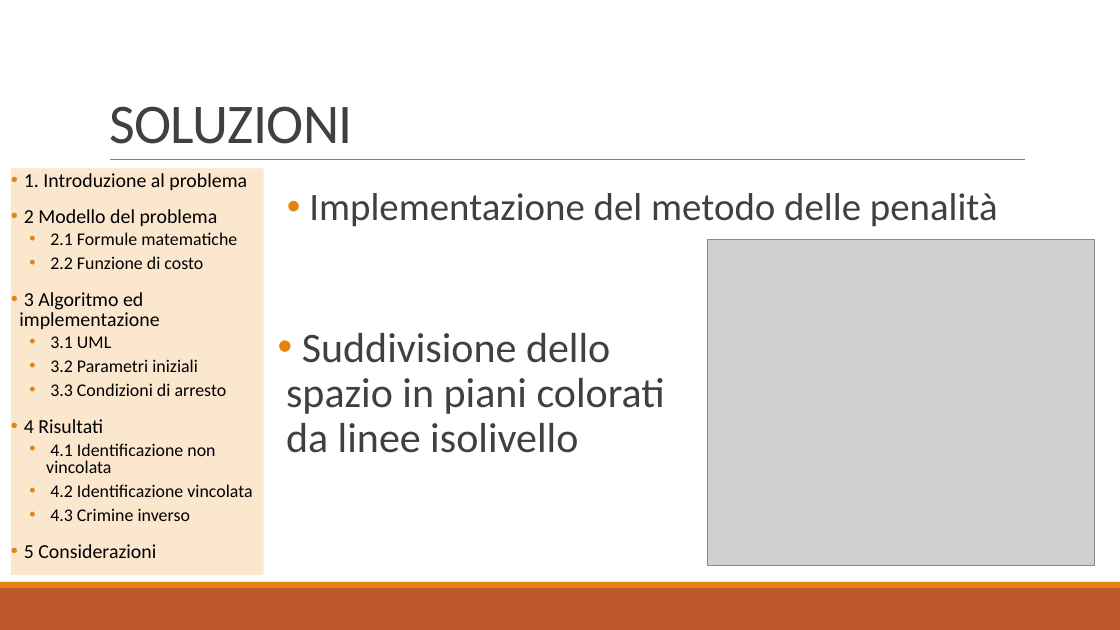
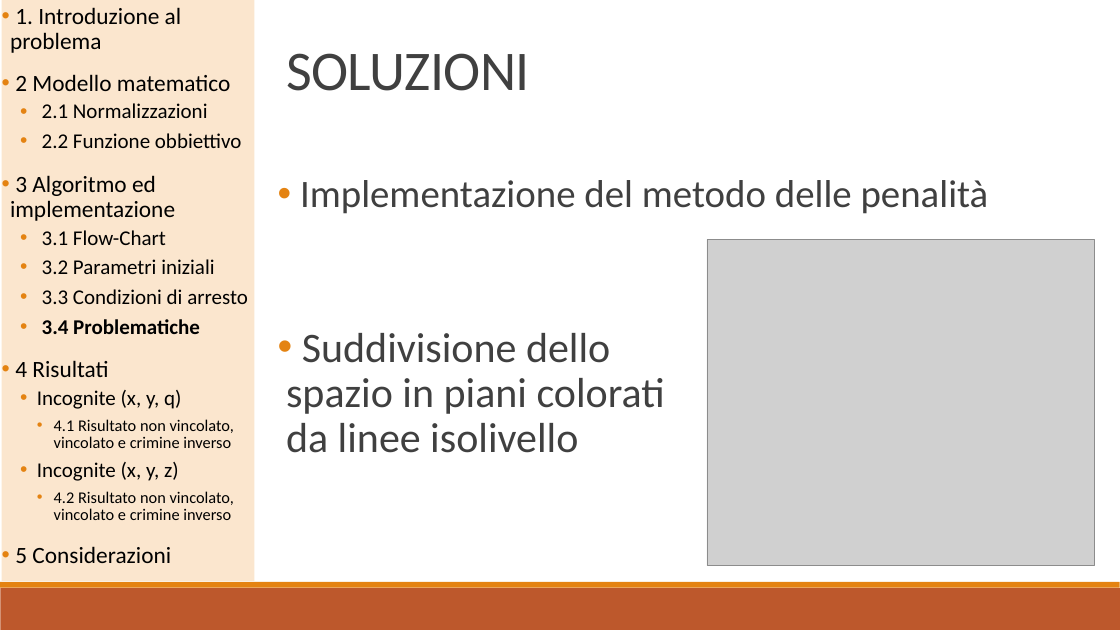
Before and after one commit to baldimario/Simplex, a slide deck: slide 14 of IDENTICAZIONE SISTEMA DI CARICHE PUNTIFORMI DA MISURE DI.pptx. Drawn at 1120x630 pixels with LibreOffice and Linux fonts; fonts in the diff are those of the drawing; grey boxes stand for pictures. Boxes give left, top, right and bottom in pixels: in the first picture for what was removed or moved away, otherwise in the second. Text is boxed around its words. In the diff, an @@ line names an element or a change of style, - is before the commit and + after.

```diff
--- a/IDENTICAZIONE SISTEMA DI CARICHE PUNTIFORMI DA MISURE DI.pptx
+++ b/IDENTICAZIONE SISTEMA DI CARICHE PUNTIFORMI DA MISURE DI.pptx
@@ rectangle "1. Introduzione al problema": place and size @@
-rectangle "1. Introduzione al problema" at (11, 169, 264, 576)
+rectangle "1. Introduzione al problema" at (2, 0, 255, 581)
@@ text in rectangle at (10, 7, 248, 563): size 17 to 20 pt in "1. Introduzione al problema", "3 Algoritmo ed implementazione", "4 Risultati", "5 Considerazioni"; size 15.3 to 18 pt in "3.2 Parametri iniziali", "3.3 Condizioni di arresto"; line spacing 0.8 to 0.9 @@
@@ title "SOLUZIONI": place and size @@
-title "SOLUZIONI" at (109, 106, 353, 144)
+title "SOLUZIONI" at (286, 53, 530, 91)
@@ text in rectangle at (15, 74, 242, 148): text changed; size 15.3 to 18 pt @@
-• 2 Modello del problema
-  • 2.1 Formule matematiche
-  • 2.2 Funzione di costo
+• 2 Modello matematico
+  • 2.1 Normalizzazioni
+  • 2.2 Funzione obbiettivo
@@ line removed from (110, 160) to (1026, 160) @@
@@ text "Implementazione del metodo delle penalità": place and size @@
-text "Implementazione del metodo delle penalità" at (309, 193, 998, 227)
+text "Implementazione del metodo delle penalità" at (300, 180, 989, 214)
@@ text in rectangle at (42, 230, 166, 245): text changed; size 15.3 to 18 pt @@
-  • 3.1 UML
+  • 3.1 Flow-Chart
@@ text in rectangle at (42, 319, 200, 334): paragraph added @@
+  • 3.4 Problematiche
@@ text in rectangle at (37, 390, 234, 520): text changed; size 15.3 to 14 pt @@
-  • 4.1 Identificazione non vincolata
-  • 4.2 Identificazione vincolata
-  • 4.3 Crimine inverso
+  • Incognite (x, y, q)
+    • 4.1 Risultato non vincolato, vincolato e crimine inverso
+  • Incognite (x, y, z)
+    • 4.2 Risultato non vincolato, vincolato e crimine inverso
```
Also in this commit, not shown: 16 other slides changed, 2 slides added, 2 other files.
